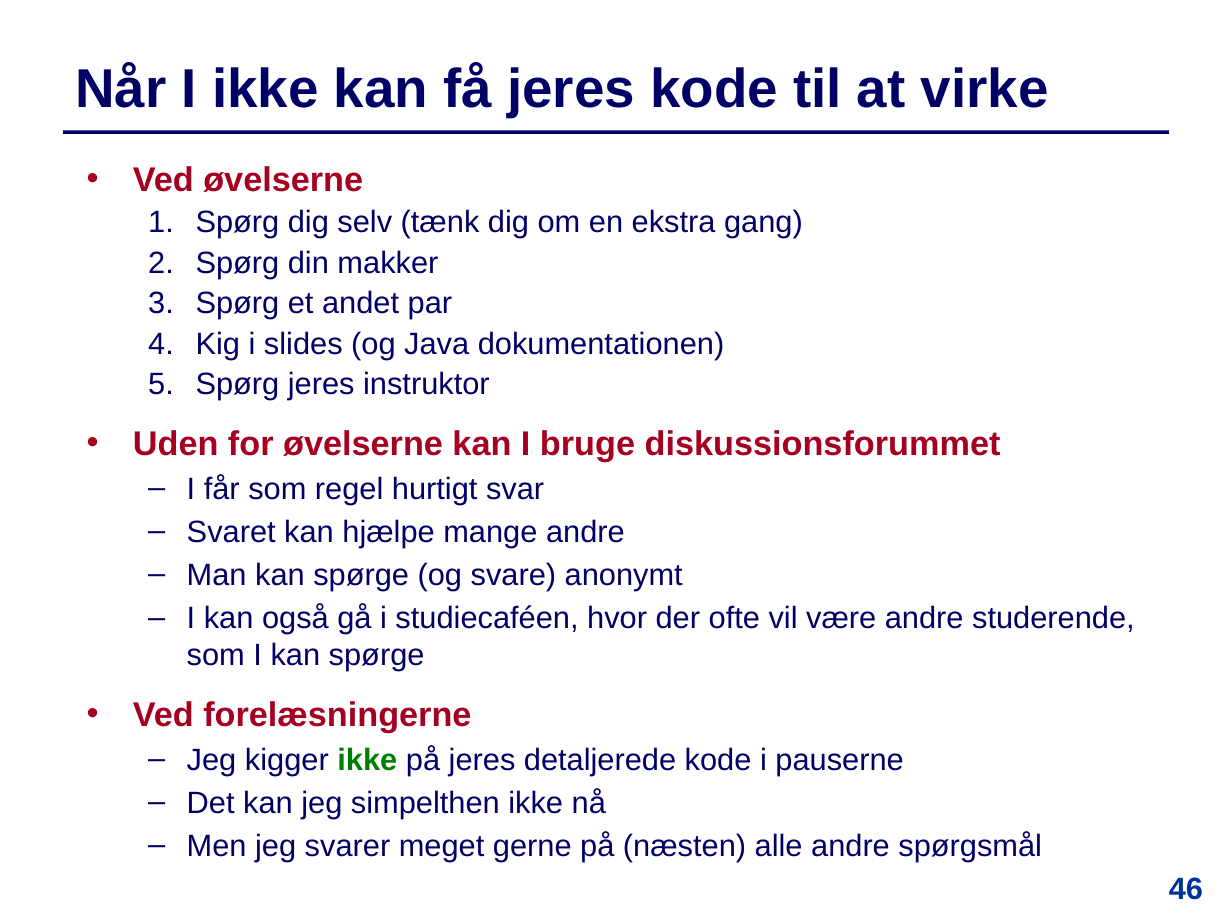
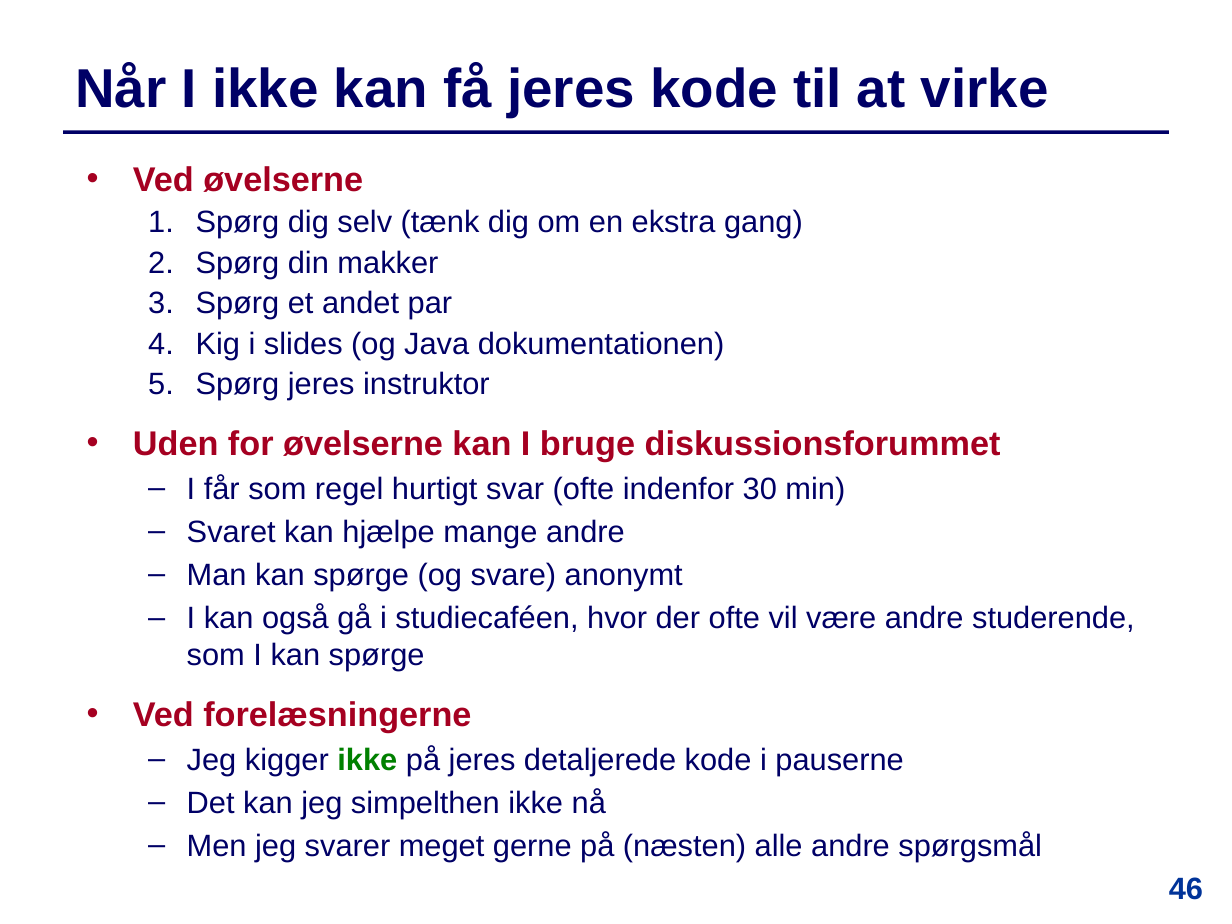
Before and after one commit to IntProgAU/Materiale, a slide deck: slide 46 of web/e24/uge_1a/Slides-Uge1-Mandag.pptx. Drawn at 1232x924 pixels with LibreOffice and Linux fonts; fonts in the diff are those of the drawing. Boxes give left, top, right and bottom in pixels: in the first picture for what was removed or moved away, otherwise in the second. Text is boxed around its words. In the diff, an @@ line names an element or a change of style, - is before the commit and + after.

```diff
--- a/web/e24/uge_1a/Slides-Uge1-Mandag.pptx
+++ b/web/e24/uge_1a/Slides-Uge1-Mandag.pptx
@@ text at (187,474,845,504): text changed @@
-  – I får som regel hurtigt svar
+  – I får som regel hurtigt svar (ofte indenfor 30 min)
```
Also in this commit, not shown: 2 other slides changed, 1 other file.
